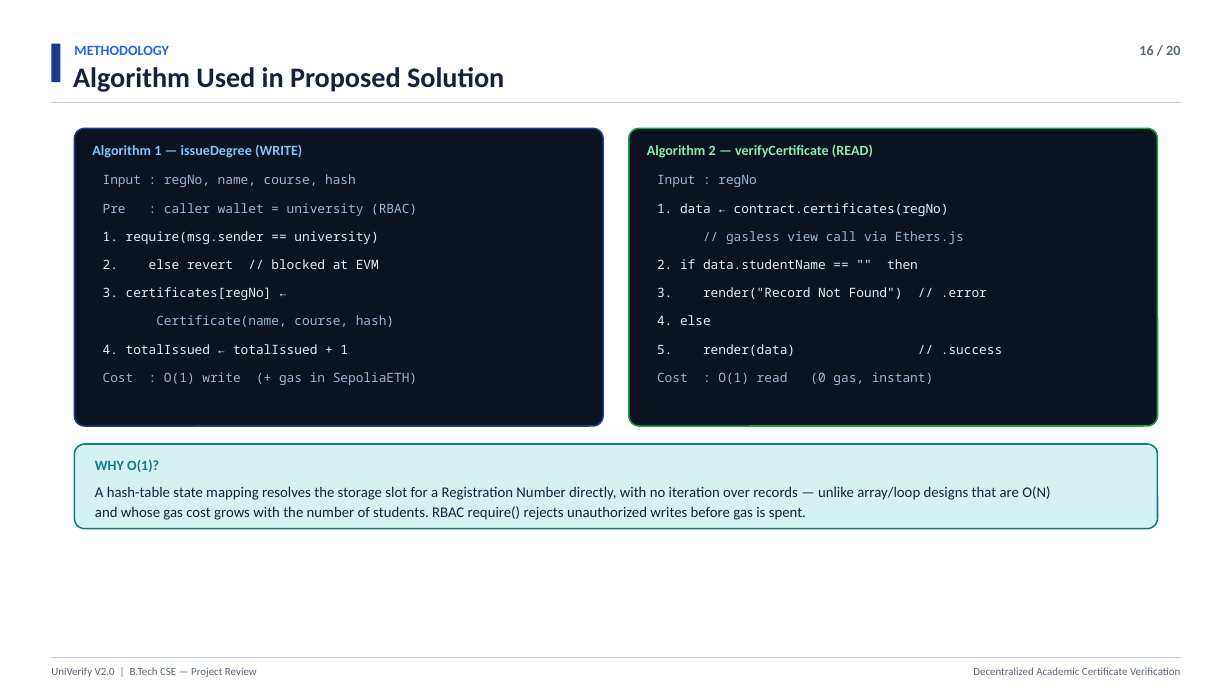
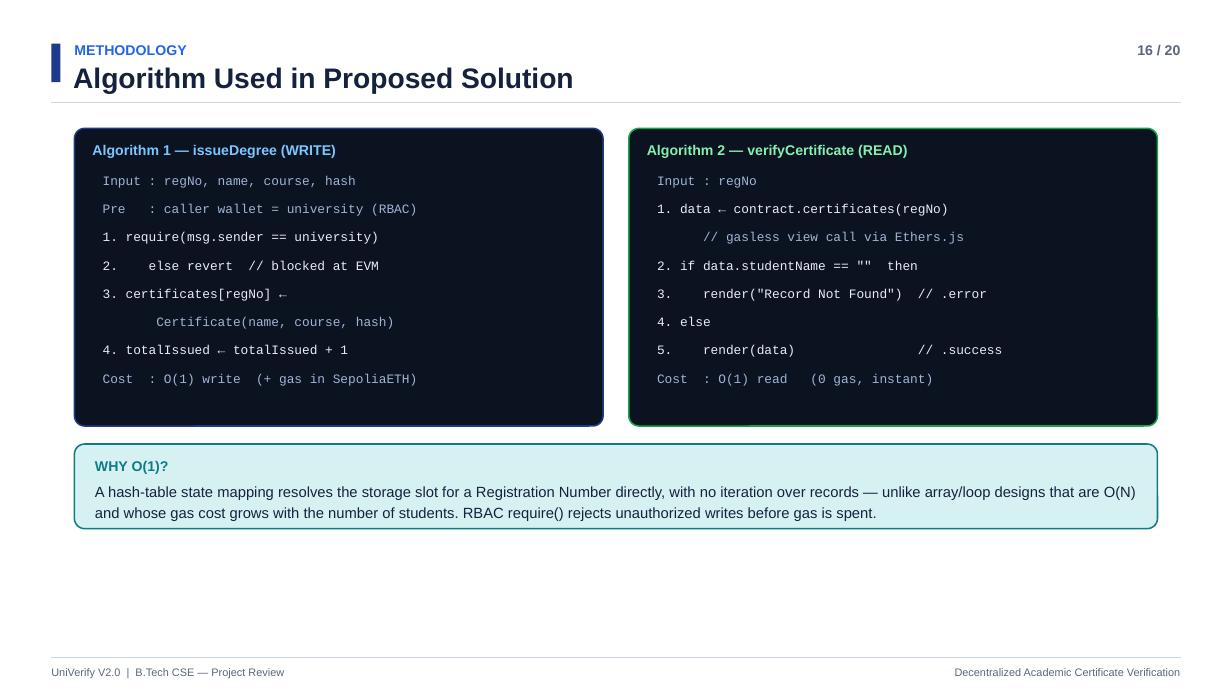
Before and after one commit to shaikmofficial-ai/univeridy-ppt, a slide deck: slide 16 of UniVerify_V2.0_ProjectReview.pptx. Drawn at 1232x693 pixels with LibreOffice and Linux fonts; fonts in the diff are those of the drawing. Boxes give left, top, right and bottom in pixels: in the first picture for what was removed or moved away, otherwise in the second. Text is boxed around its words. In the diff, an @@ line names an element or a change of style, - is before the commit and + after.

Commit message:
Fix PPTX text alignment: match PDF line spacing (1.25x), use Arial, lock autofit
PowerPoint was rendering with line_spacing=1.0 and Calibri while wrapping was measured in Helvetica, causing multi-line labels to mis-space and drift off-center. Now PPTX uses absolute 1.25x leading and Arial (metric-compatible with Helvetica), with autofit disabled, so the .pptx matches the verified .pdf layout. Code blocks now use Courier New / Courier consistently across both outputs.

```diff
--- a/UniVerify_V2.0_ProjectReview.pptx
+++ b/UniVerify_V2.0_ProjectReview.pptx
@@ text "Algorithm Used in Proposed Solution" at [73, 67, 574, 94]: font Calibri to Arial; line spacing 1 to 27.5pt @@
@@ font Noto Sans Mono to Courier New; line spacing 1 to 12.5pt in 16 elements at [103, 176, 356, 188], [103, 204, 417, 216], [103, 232, 378, 244], [103, 260, 379, 270], [103, 289, 272, 301], [156, 317, 394, 329], [103, 345, 348, 354], [279, 373, 749, 386], [657, 176, 756, 188], [680, 204, 949, 216], [726, 232, 964, 244], [657, 260, 918, 270], [657, 289, 987, 301], [657, 317, 711, 326], [657, 345, 1002, 357], [657, 204, 933, 386] @@
@@ font Calibri to Arial; line spacing 1 to 13.8pt in 5 elements at [74, 45, 186, 55], [1137, 45, 1181, 55], [92, 144, 336, 158], [647, 144, 908, 158], [95, 460, 169, 474] @@
@@ text "A hash-table state mapping resolves ..." at [95, 486, 1136, 500]: font Calibri to Arial; line spacing 1 to 14.4pt @@
@@ text "and whose gas cost grows ..." at [95, 507, 876, 521]: font Calibri to Arial; line spacing 1 to 14.4pt @@
@@ text "UniVerify V2.0 | B.Tech CSE ..." at [51, 668, 284, 678]: font Calibri to Arial; line spacing 1 to 10.6pt @@
@@ text "Decentralized Academic Certificate Verification" at [955, 668, 1180, 676]: font Calibri to Arial; line spacing 1 to 10.6pt @@
```
Also in this commit, not shown: 19 other slides changed, 2 other files.
